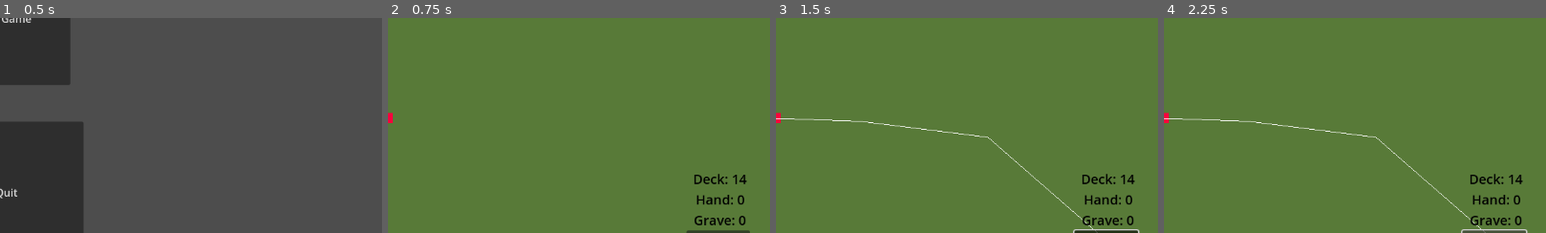
Above: before the commit, frames 1-4 (left to right).
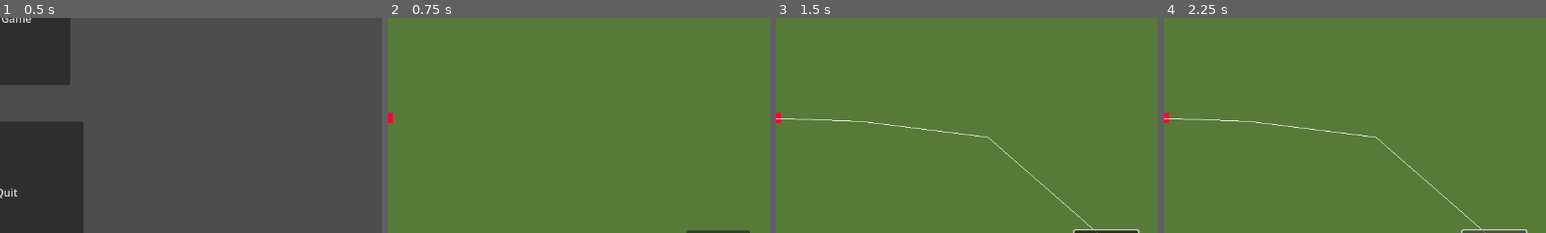
Above: after the commit, the same moments.

Repository: ftschirpke/wizards-and-warriors
Game: Godot game, scene res://main.tscn
Same seed, same stepped clock (60 frames per second), same inputs: the game is played once before the commit and once after it.
Inputs:
- Up to frame 1 (0.5 s): no input
- Up to frame 2 (0.75 s): click "New Game" at 0.5 s
- Up to frame 3 (1.5 s): click "show cards" at 1.25 s
- Up to frame 4 (2.25 s): click "hide cards" at 2 s
The pictures show only the part of the screen within x 50-100%, y 27-77%; the shares and areas given below are measured in that part.

Frame 1 is identical in both runs. In frame 2, 0.8% of the frame differs, in the area x 80-94%, y 72-97%; in frame 3, 0.8%; in frame 4, 0.8%.
Error after the commit: Parse Error: Expected indented block after "if" block. (res://scene2.gd:46)

Commit message:
feature(incomplete): turn system

Diff:
--- a/scene2.gd
+++ b/scene2.gd
@@ -1,11 +1,12 @@
 extends Node2D
+
+# variables for deck
 var playing_card_scene = preload("res://playing_card.tscn")
-
 var deck_inst
 var hand_shown:bool = false
-# Called when the node enters the scene tree for the first time.
 
-
+# variables for turn-system
+var end_condition:bool = false
 
 
 
@@ -16,6 +17,7 @@
 	card.visible = not card.visible
 
 func _ready():
+	# load deck and cards
 	var ui = $"Player UI"
 	deck_inst = preload("res://deck.tscn").instantiate()
 	ui.add_child(deck_inst)
@@ -24,12 +26,26 @@
 	for card in deck_inst.deck:
 		deck_inst.add_child(card)
 		switch_card(card)
+
+
+
+
+
+
+
 # Called every frame. 'delta' is the elapsed time since the previous frame.
 func _process(delta):
+
+	# deck: check if card is played
 	for card in deck_inst.hand:
 		if(card.played):
 			deck_inst.discard_card(card)
 			switch_card(card)
+
+	# main loop for battle
+	if(not end_condition):
+
+
 
 func _input(event):
 	pass
